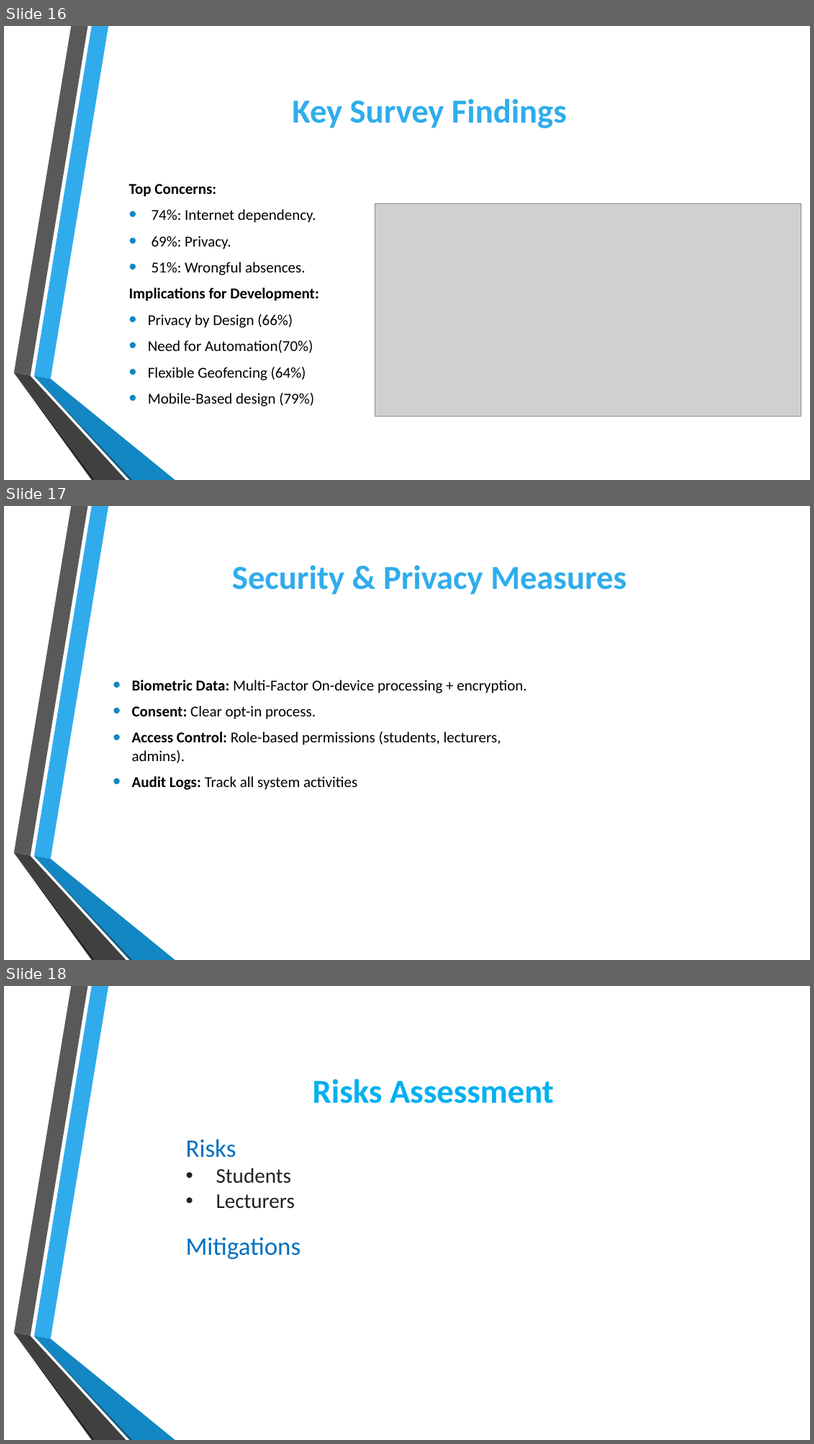
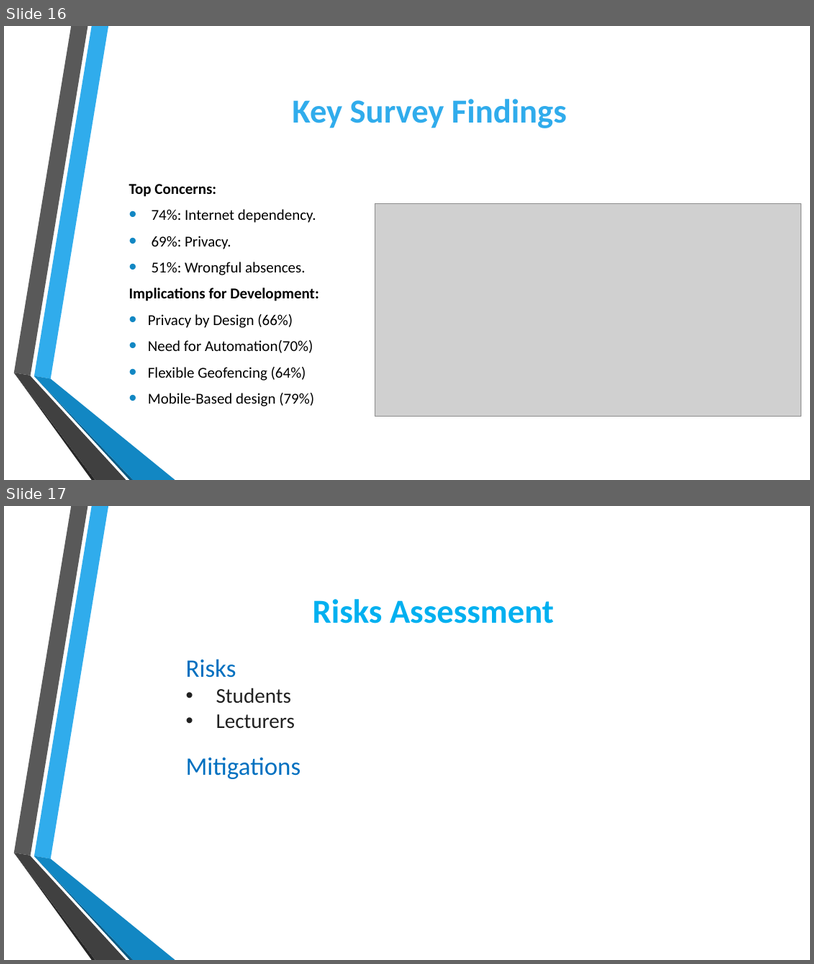
Before and after one commit to kc505/CEF440_2025_GROUP12, a slide deck: Group12_Task2/Group 12 Task2.pptx. Shown one above the other, each under a label of ours: slides 16, 17 and 18 before the commit, slides 16 and 17 after it. The pictures are 814x1444 and 814x964 pixels, drawn with LibreOffice and Linux fonts; fonts in the diff are those of the drawing; grey boxes stand for pictures; background and template pictures are left out. Boxes give left, top, right and bottom in pixels: in the first picture for what was removed or moved away, otherwise in the second. Text is boxed around its words. In the diff, an @@ line names an element or a change of style, - is before the commit and + after.

```diff
--- a/Group12_Task2/Group 12 Task2.pptx
+++ b/Group12_Task2/Group 12 Task2.pptx
@@ slide 17 removed at <box>4,506,810,960</box>, background picture (left out); not listed: 6 template elements that a slide beside it also shows @@
@@ title removed at <box>232,565,627,595</box> @@
-Security & Privacy Measures
@@ text removed at <box>132,680,527,790</box> @@
-• Biometric Data: Multi-Factor On-device processing + encryption.
-• Consent: Clear opt-in process.
-• Access Control: Role-based permissions (students, lecturers, admins).
-• Audit Logs: Track all system activities
@@ what was slide 18 is now slide 17 @@
```
Also in this commit, not shown: 1 slide changed, 1 other file.
